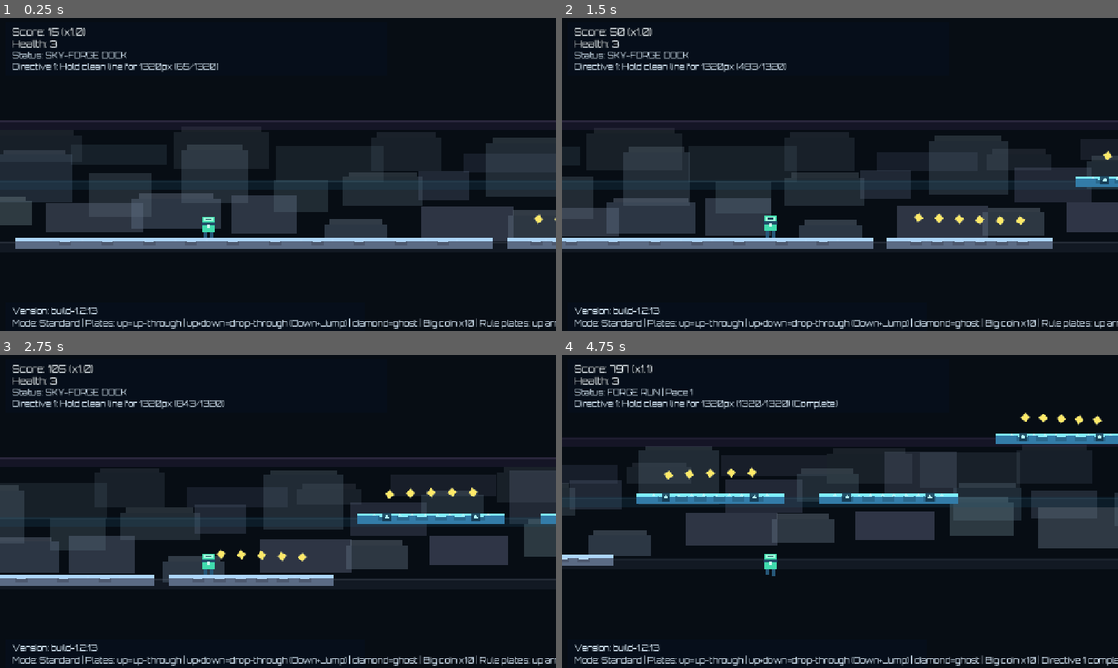
Above: before the commit, frames 1-4 (two rows, left to right).
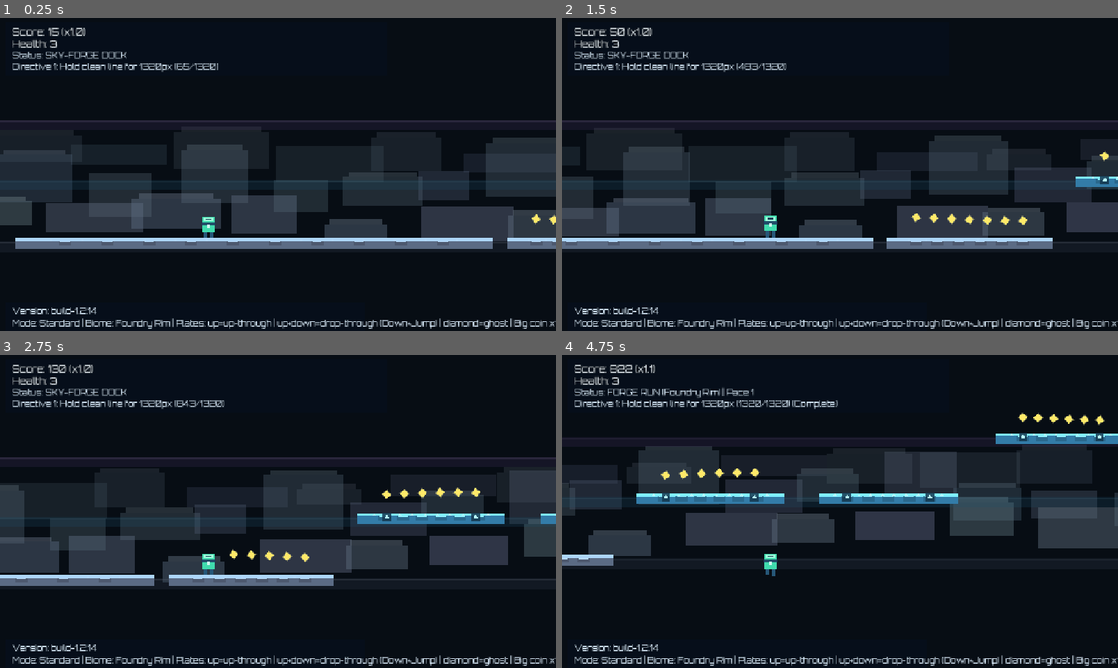
Above: after the commit, the same moments.

Repository: DKE-DEV-33/Endless-Runner-Redux
Game: Godot game, scene res://scenes/Main.tscn
The game is run twice, just before and just after one commit, with the same random seed, the same clock (stepped at 60 frames per second) and the same inputs.
Inputs:
- Up to frame 1 (0.25 s): no input
- Up to frame 2 (1.5 s): tap Enter at 0.5 s; hold Right (ui_right) from 0.53 s (still down); tap Space (jump) at 0.77 s
- Up to frame 3 (2.75 s): tap Space (jump) at 1.52 s; release Right (ui_right) at 2.03 s; hold Left (ui_left) from 2.03 s (still down)
- Up to frame 4 (4.75 s): release Left (ui_left) at 2.78 s; hold Right (ui_right) 2.78-4.28 s; tap Space (jump) at 3.02, 3.77, 4.52 s; hold Left (ui_left) from 4.28 s (still down)

The runs differ from the first frame. In frame 1, 1.3% of the frame differs, in the area x 15-100%, y 62-100%; in frame 2, 1.6%; in frame 3, 1.8%; in frame 4, 2.2%, in the area x 8-100%, y 3-100%.

Commit message:
Add Sky-Forge biome system with named zones and spawn weighting

Diff:
--- a/scenes/Main.tscn
+++ b/scenes/Main.tscn
@@ -141,7 +141,7 @@
 offset_top = 662.0
 offset_right = 500.0
 offset_bottom = 690.0
-text = "Version: build-1.2.13"
+text = "Version: build-1.2.14"
 label_settings = SubResource("3")
 
 [node name="PauseLayer" type="CanvasLayer" parent="."]
--- a/scripts/main.gd
+++ b/scripts/main.gd
@@ -1,5 +1,5 @@
 extends Node2D
-const BUILD_VERSION: String = "build-1.2.13"
+const BUILD_VERSION: String = "build-1.2.14"
 
 const PLATFORM_THICKNESS: float = 24.0
 const PLAYER_AHEAD_SPAWN: float = 1650.0
@@ -59,6 +59,11 @@
 	Color(0.06, 0.10, 0.12), # Alloy storm
 	Color(0.09, 0.06, 0.13), # Rift violet
 ]
+const BIOMES: Array[Dictionary] = [
+	{"name": "Foundry Rim", "hazard_mult": 0.95, "coin_bonus": 1},
+	{"name": "Rift Span", "hazard_mult": 1.18, "coin_bonus": 0},
+	{"name": "Ember Vault", "hazard_mult": 1.06, "coin_bonus": 2},
+]
 
 @onready var player = $Player
 @onready var world_background: ColorRect = $WorldBackground
@@ -97,6 +102,7 @@
 var last_lane: int = START_LANE
 var run_seconds: float = 0.0
 var current_section: int = 0
+var current_biome_index: int = 0
 var hazard_hit_cooldown: float = 0.0
 var danger_routes_since_health: int = 0
 var routes_since_speed_pickup: int = 0
@@ -139,6 +145,7 @@
 	_init_mission()
 	_prewarm_post_bootstrap_route()
 	next_rift_at = rng.randf_range(RIFT_MIN_SECONDS, RIFT_MAX_SECONDS)
+	_apply_biome_for_section(0, false)
 	_apply_section_theme(0)
 	score_label.text = "Score: 0"
 	health_label.text = "Health: %d" % health
@@ -179,10 +186,11 @@
 	if _bootstrap_active():
 		status_label.text = "Status: SKY-FORGE DOCK"
 	else:
+		var biome_name: String = _current_biome().get("name", "Foundry Rim")
 		if rift_active:
-			status_label.text = "Status: RIFT STORM | Pace %d" % player.get_pace_level()
+			status_label.text = "Status: RIFT STORM (%s) | Pace %d" % [biome_name, player.get_pace_level()]
 		else:
-			status_label.text = "Status: FORGE RUN | Pace %d" % player.get_pace_level()
+			status_label.text = "Status: FORGE RUN (%s) | Pace %d" % [biome_name, player.get_pace_level()]
 		while next_spawn_x < player.global_position.x + PLAYER_AHEAD_SPAWN:
 			_spawn_segment()
 
@@ -496,7 +504,8 @@
 			body.add_child(ring)
 
 func _place_coins(x: float, y: float, width: float, lane: int) -> void:
-	var count: int = 4 + int(width / 180.0)
+	var count: int = 4 + int(width / 180.0) + int(_current_biome().get("coin_bonus", 0))
+	count = clampi(count, 3, 9)
 	var coin_y: float = y - 56.0
 	if lane >= 2:
 		coin_y = y - 46.0
@@ -513,7 +522,8 @@
 		return
 	if width < 240.0:
 		return
-	if rng.randf() > chance:
+	var adjusted_chance: float = chance + (float(_current_biome().get("coin_bonus", 0)) * 0.015)
+	if rng.randf() > adjusted_chance:
 		return
 	var bx: float = x + rng.randf_range(width * 0.35, width * 0.72)
 	var by: float = y - 72.0
@@ -524,12 +534,15 @@
 func _place_hazards(x: float, y: float, width: float, lane: int) -> void:
 	if lane > 2:
 		return
-	if width < 260.0 and rng.randf() < 0.5:
+	var hazard_mult: float = float(_current_biome().get("hazard_mult", 1.0))
+	var skip_chance: float = clampf(0.5 / hazard_mult, 0.18, 0.72)
+	if width < 260.0 and rng.randf() < skip_chance:
 		return
 
 	var pattern_roll: float = rng.randf()
 	if rift_active:
 		pattern_roll += 0.18
+	pattern_roll += (hazard_mult - 1.0) * 0.12
 
 	if pattern_roll < 0.34:
 		_spawn_hazard_single(x, y, width)
@@ -987,9 +1000,25 @@
 		return
 	while current_section < next_section:
 		current_section += 1
+		_apply_biome_for_section(current_section)
 		_apply_section_theme(current_section)
 		_increment_pace_level(1, "Sector shift")
 		_play_sfx_tone(640.0, 0.12, -9.0)
+
+func _apply_biome_for_section(section_index: int, announce: bool = true) -> void:
+	if BIOMES.is_empty():
+		current_biome_index = 0
+		return
+	var next_idx: int = section_index % BIOMES.size()
+	var changed: bool = next_idx != current_biome_index
+	current_biome_index = next_idx
+	if changed and announce:
+		_set_info_notice("Entering %s" % _current_biome().get("name", "Sky-Forge"), 3.0)
+
+func _current_biome() -> Dictionary:
+	if BIOMES.is_empty():
+		return {"name": "Sky-Forge", "hazard_mult": 1.0, "coin_bonus": 0}
+	return BIOMES[current_biome_index]
 
 func _apply_section_theme(section_index: int) -> void:
 	if SECTION_COLORS.is_empty():
@@ -1083,7 +1112,7 @@
 	return clampf(chance, 0.04, 0.90)
 
 func _base_info_text() -> String:
-	return "Mode: %s | Plates: up=up-through | up+down=drop-through (Down+Jump) | diamond=ghost | Big coin x10" % run_mode.capitalize()
+	return "Mode: %s | Biome: %s | Plates: up=up-through | up+down=drop-through (Down+Jump) | diamond=ghost | Big coin x10" % [run_mode.capitalize(), _current_biome().get("name", "Sky-Forge")]
 
 func _refresh_info_label() -> void:
 	var text: String = _base_info_text()
